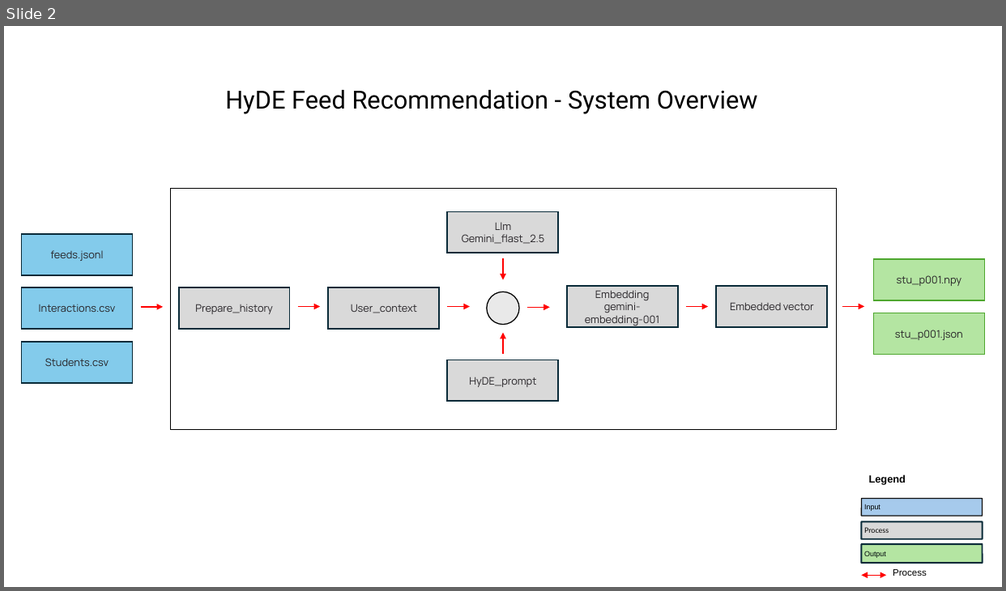
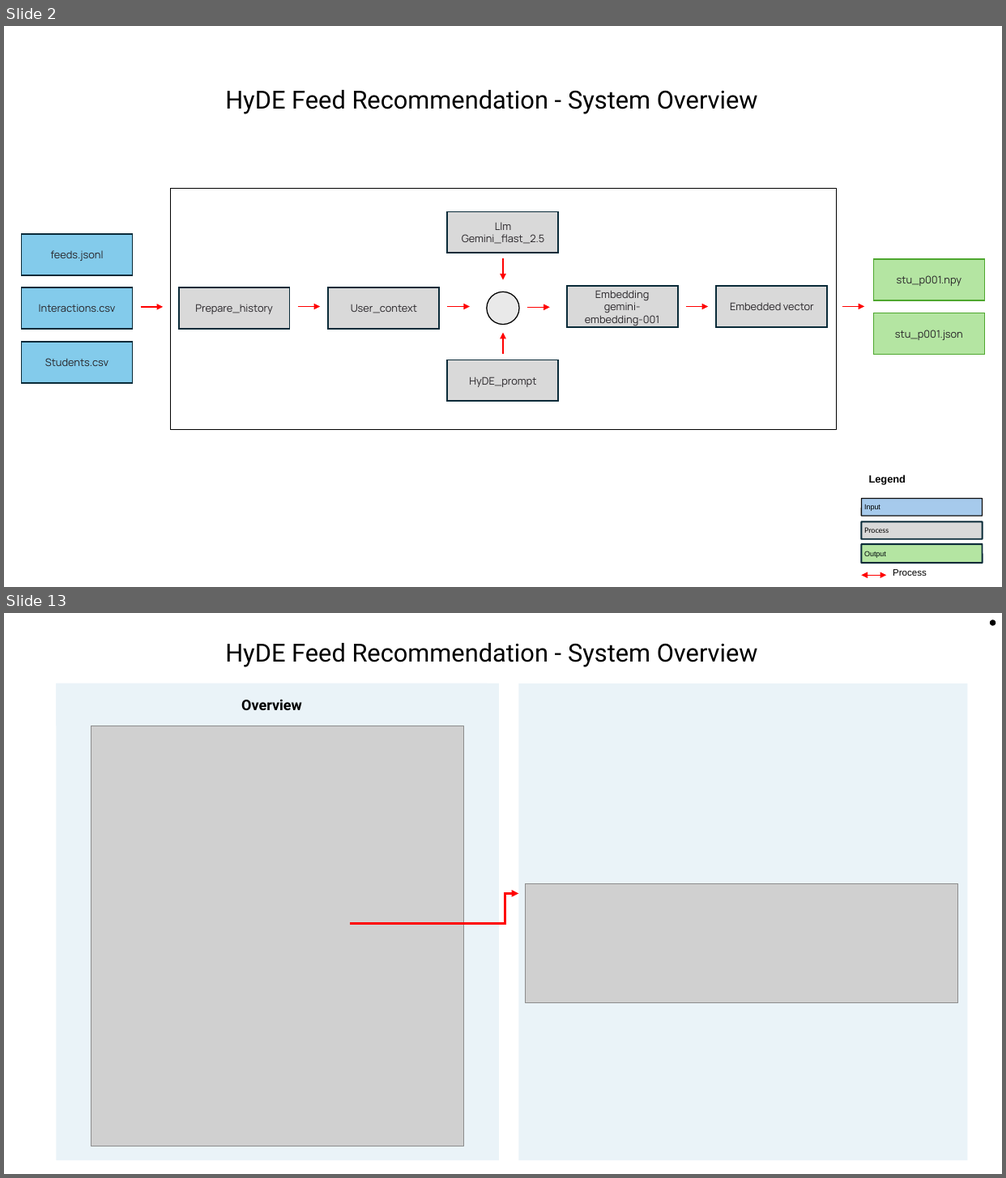
Before and after one commit to TunKedsaro/Hyde, a slide deck: logs/Ghostdeck.pptx. Shown one above the other, each under a label of ours: slide 2 before the commit, slides 2 and 13 after it; the slides between them are not shown. The pictures are 1006x591 and 1006x1178 pixels, drawn with LibreOffice and Linux fonts; fonts in the diff are those of the drawing; grey boxes stand for pictures. Boxes give left, top, right and bottom in pixels: in the first picture for what was removed or moved away, otherwise in the second. Text is boxed around its words. In the diff, an @@ line names an element or a change of style, - is before the commit and + after.

```diff
--- a/logs/Ghostdeck.pptx
+++ b/logs/Ghostdeck.pptx
@@ slide 13 added at [4, 613, 1002, 1174], background #FFFFFF @@
@@ ellipse added at [991, 620, 996, 626], fill #000000, outline #000000 0.75 pt @@
@@ text added at [225, 643, 758, 667], 24 pt, text #000000 @@
+HyDE Feed Recommendation - System Overview
@@ rectangle added at [57, 683, 499, 1161], fill #EAF3F8 @@
@@ rectangle added at [57, 683, 488, 726], fill #EAF3F8, 14 pt, text #000000, bold @@
+Overview
@@ rectangle added at [519, 683, 968, 1161], fill #EAF3F8 @@
@@ picture added at [91, 726, 464, 1147] @@
@@ elbow arrow added from (350, 924) to (519, 894), #FF0000 2.25 pt @@
@@ picture added at [525, 884, 958, 1003] @@
```
Also in this commit, not shown: 1 slide changed, 34 other slides added, 6 other files.
